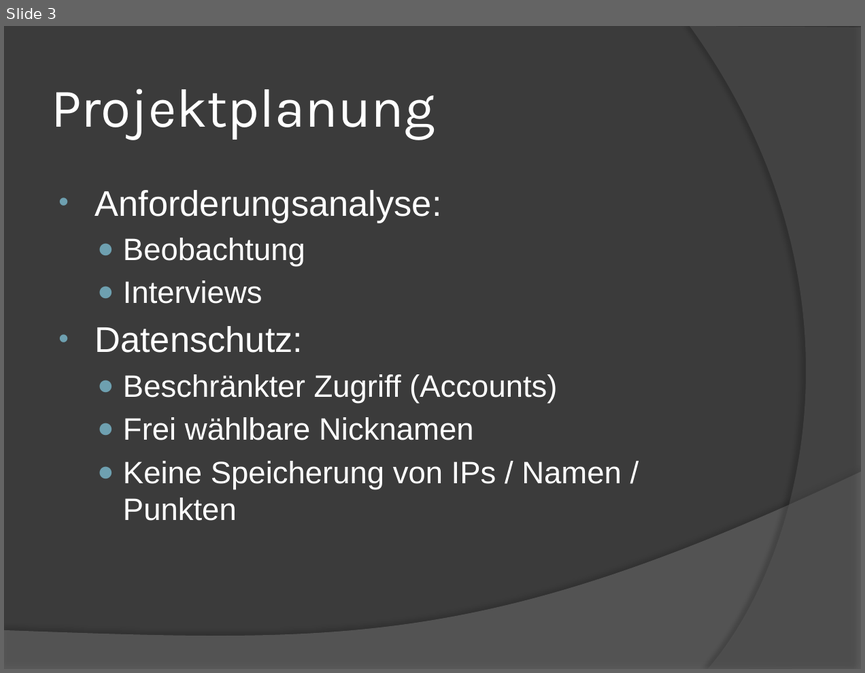
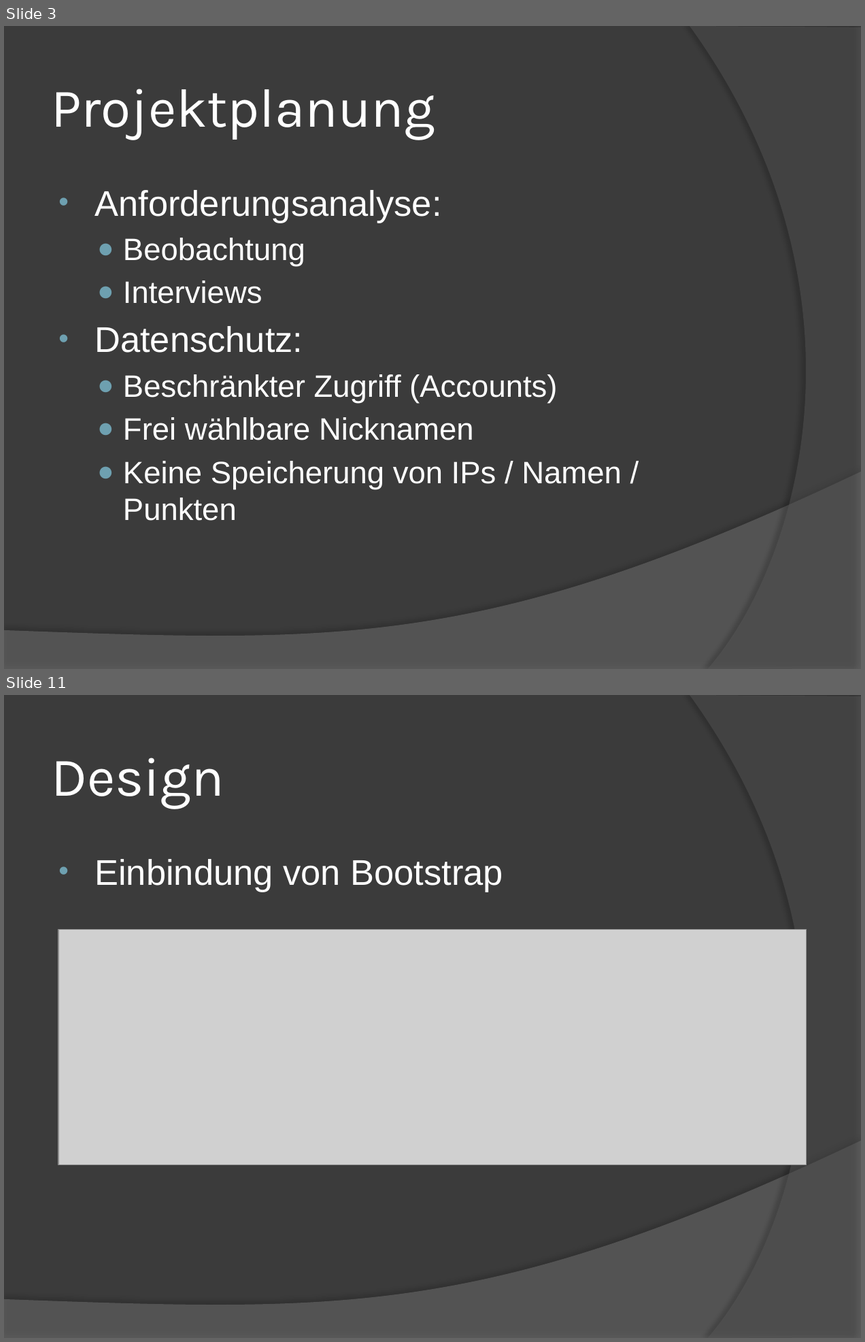
Before and after one commit to L0RDGRlM/klaraoppquiz, a slide deck: KlaraOpp-Quiz.pptx. Shown one above the other, each under a label of ours: slide 3 before the commit, slides 3 and 11 after it; the slides between them are not shown. The pictures are 865x673 and 865x1342 pixels, drawn with LibreOffice and Linux fonts; fonts in the diff are those of the drawing; grey boxes stand for pictures. Boxes give left, top, right and bottom in pixels: in the first picture for what was removed or moved away, otherwise in the second. Text is boxed around its words. In the diff, an @@ line names an element or a change of style, - is before the commit and + after.

```diff
--- a/KlaraOpp-Quiz.pptx
+++ b/KlaraOpp-Quiz.pptx
@@ slide 11 added at box(4, 695, 861, 1338), background #3B3B3B; not listed: 2 template elements that a slide beside it also shows @@
@@ title added at box(51, 758, 224, 809), 46 pt, text #FFFFFF @@
+Design
@@ text added at box(94, 859, 503, 892), 30 pt, text #FFFFFF @@
+• Einbindung von Bootstrap
@@ picture added at box(59, 929, 807, 1164) @@
```
Also in this commit, not shown: 1 slide changed, 8 other slides added.
